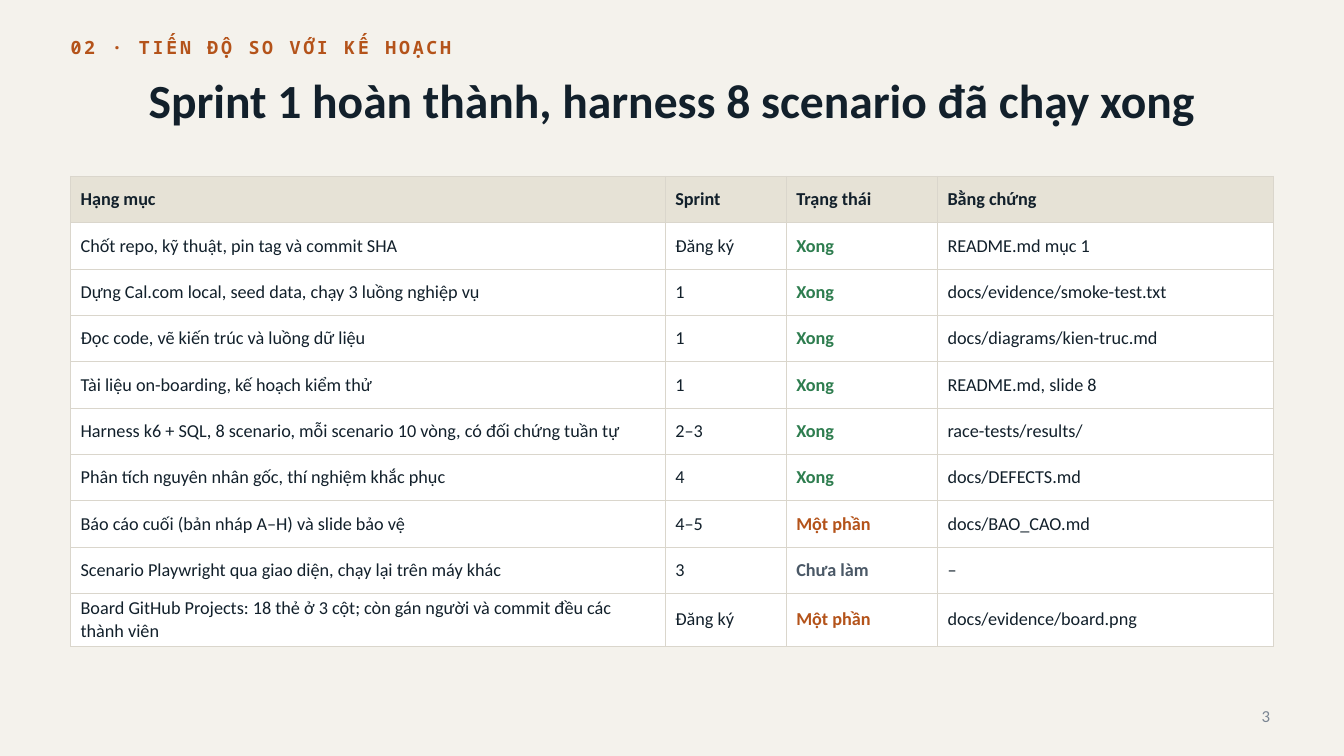
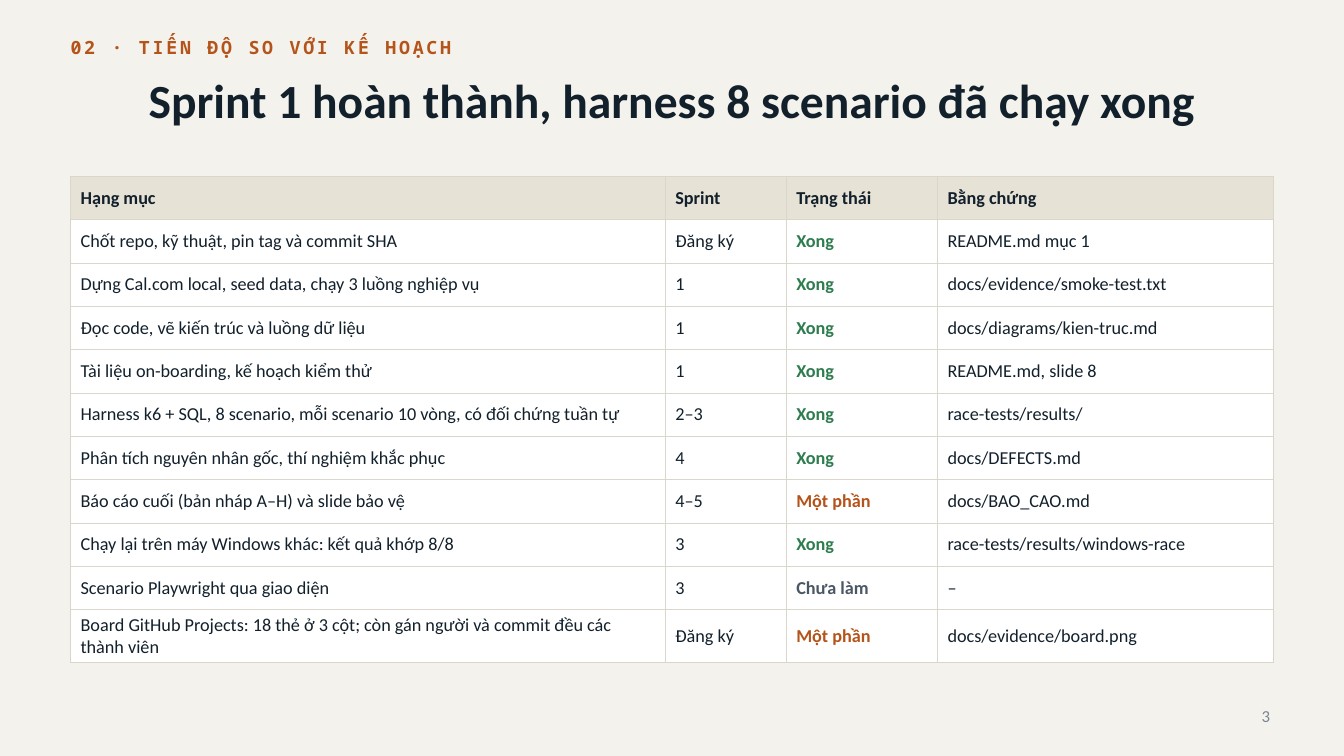
Before and after one commit to 2312741-sudo/kiem_thu_pm, a slide deck: slide 3 of docs/BAO_CAO_GIUA_KY_R05-K15.pptx. Drawn at 1344x756 pixels with LibreOffice and Linux fonts; fonts in the diff are those of the drawing. Boxes give left, top, right and bottom in pixels: in the first picture for what was removed or moved away, otherwise in the second. Text is boxed around its words. In the diff, an @@ line names an element or a change of style, - is before the commit and + after.

```diff
--- a/docs/BAO_CAO_GIUA_KY_R05-K15.pptx
+++ b/docs/BAO_CAO_GIUA_KY_R05-K15.pptx
@@ table at <box>71,176,1273,657</box> @@
-row 9: Scenario Playwright qua giao diện, chạy lại trên máy khác | 3 | Chưa làm | –
+row 9: Chạy lại trên máy Windows khác: kết quả khớp 8/8 | 3 | Xong | race-tests/results/windows-race
+row 10: Scenario Playwright qua giao diện | 3 | Chưa làm | –
```
Also in this commit, not shown: 2 other slides changed, 1 slide added, 6 other files.
